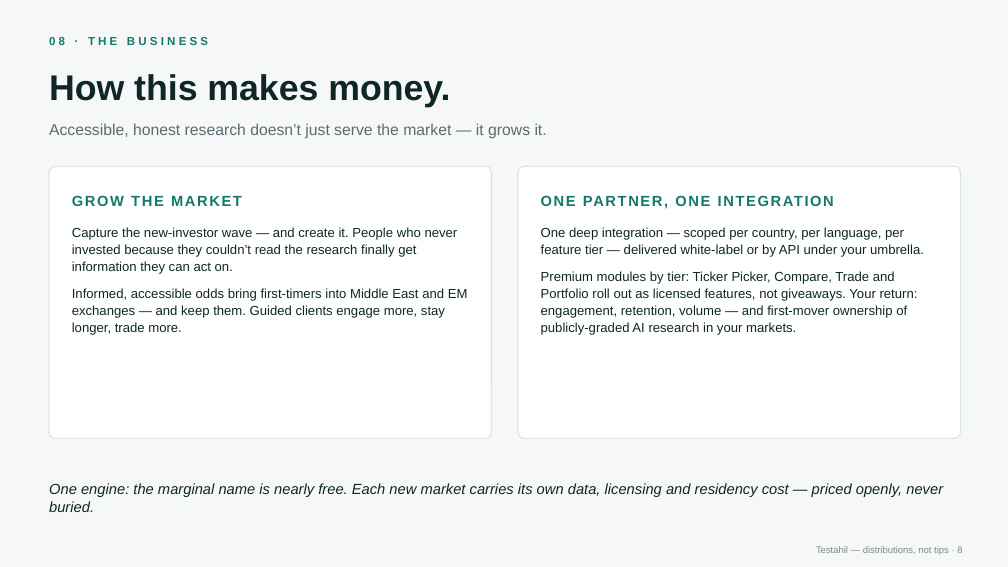
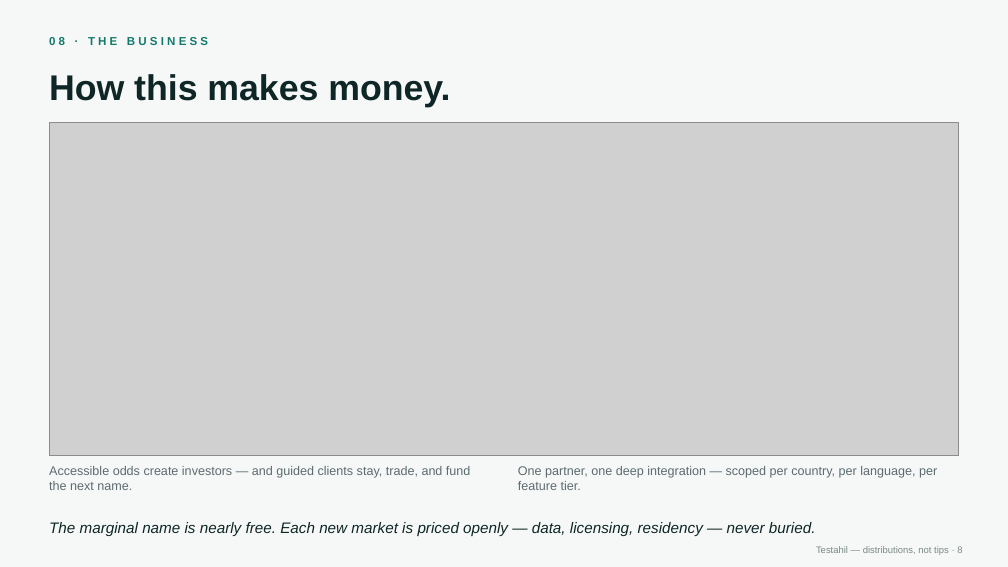
Before and after one commit to sherifomarsaleh/testahil, a slide deck: slide 8 of docs/partnership/Testahil_partnership_18_August_2026.pptx. Drawn at 1008x567 pixels with LibreOffice and Linux fonts; fonts in the diff are those of the drawing; grey boxes stand for pictures. Boxes give left, top, right and bottom in pixels: in the first picture for what was removed or moved away, otherwise in the second. Text is boxed around its words. In the diff, an @@ line names an element or a change of style, - is before the commit and + after.

```diff
--- a/docs/partnership/Testahil_partnership_18_August_2026.pptx
+++ b/docs/partnership/Testahil_partnership_18_August_2026.pptx
@@ text removed at box(49, 123, 547, 138) @@
-Accessible, honest research doesn’t just serve the market — it grows it.
@@ picture added at box(49, 123, 959, 456) @@
@@ rounded rectangle removed at box(49, 166, 492, 439) @@
@@ rounded rectangle removed at box(518, 166, 960, 439) @@
@@ text removed at box(72, 195, 242, 206) @@
-GROW THE MARKET
@@ text removed at box(541, 188, 941, 214) @@
-ONE PARTNER, ONE INTEGRATION
@@ text removed at box(72, 227, 468, 335) @@
-Capture the new-investor wave — and create it. People who never invested because they couldn’t read the research finally get information they can act on.
-Informed, accessible odds bring first-timers into Middle East and EM exchanges — and keep them. Guided clients engage more, stay longer, trade more.
@@ text removed at box(541, 227, 924, 335) @@
-One deep integration — scoped per country, per language, per feature tier — delivered white-label or by API under your umbrella.
-Premium modules by tier: Ticker Picker, Compare, Trade and Portfolio roll out as licensed features, not giveaways. Your return: engagement, retention, volume — and first-mover ownership of publicly-graded AI research in your markets.
@@ text added at box(49, 466, 470, 490), 12 pt, text #5C6B70 @@
+Accessible odds create investors — and guided clients stay, trade, and fund the next name.
@@ text added at box(518, 466, 937, 490), 12 pt, text #5C6B70 @@
+One partner, one deep integration — scoped per country, per language, per feature tier.
@@ text at box(49, 522, 816, 536): text changed; size 14 to 14.5 pt @@
-One engine: the marginal name is nearly free. Each new market carries its own data, licensing and residency cost — priced openly, never buried.
+The marginal name is nearly free. Each new market is priced openly — data, licensing, residency — never buried.
@@ text "The marginal name is nearly ..." at box(49, 522, 816, 536): vertical alignment top to middle @@
```
Also in this commit, not shown: 5 other slides changed.
